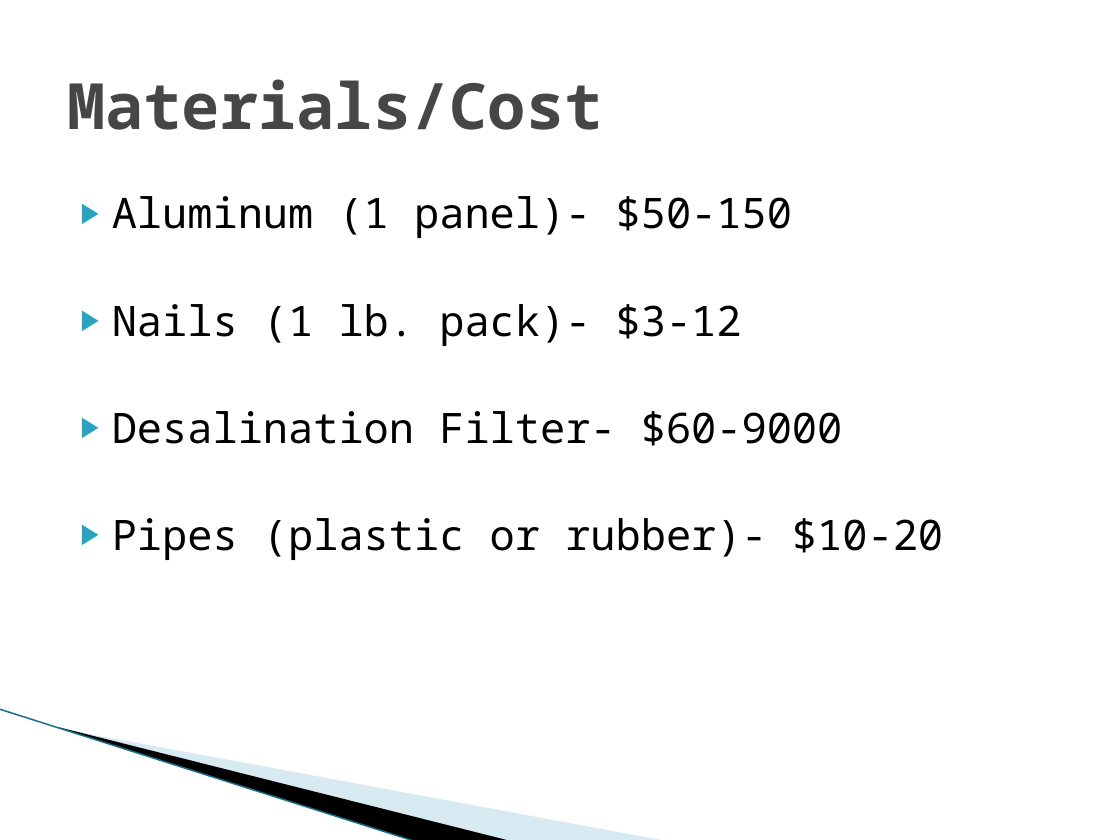
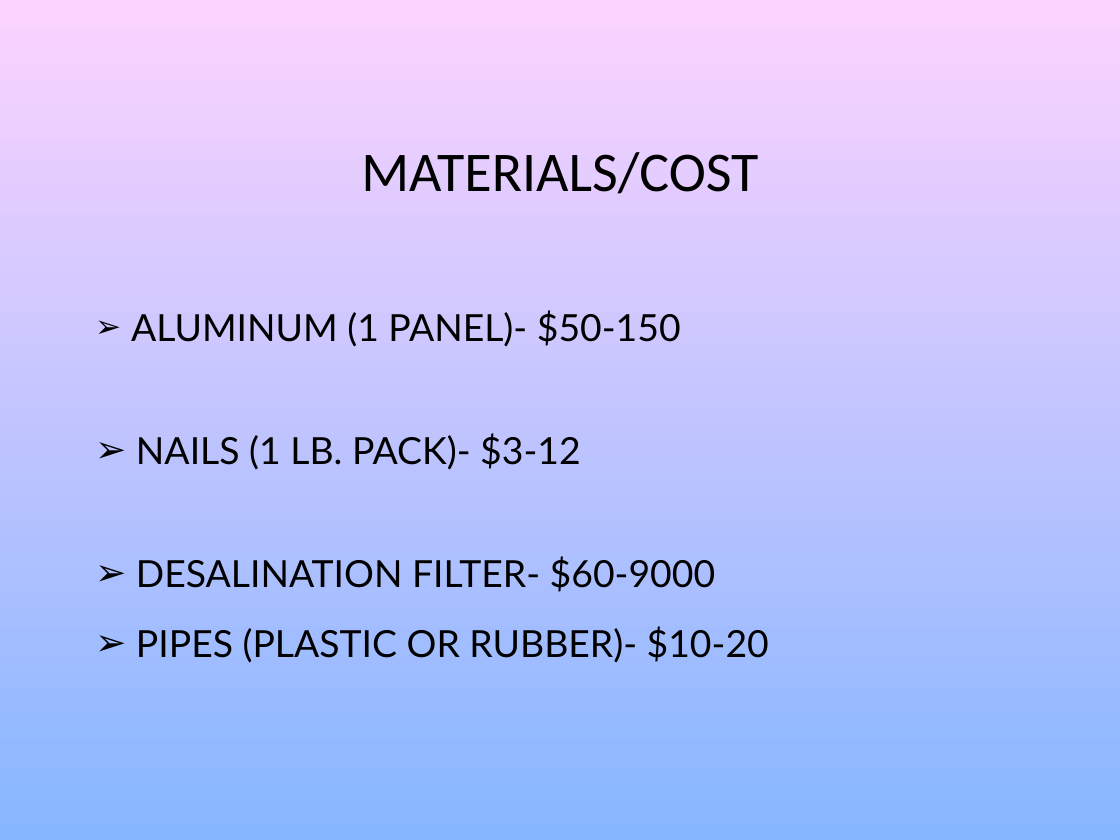
Before and after one commit to KRcpl88/EV3, a slide deck: slide 4 of Documents/2017/Desalination PP.pptx. Drawn at 1120x840 pixels with LibreOffice and Linux fonts; fonts in the diff are those of the drawing; background and template pictures are left out. Boxes give left, top, right and bottom in pixels: in the first picture for what was removed or moved away, otherwise in the second. Text is boxed around its words. In the diff, an @@ line names an element or a change of style, - is before the commit and + after.

```diff
--- a/Documents/2017/Desalination PP.pptx
+++ b/Documents/2017/Desalination PP.pptx
@@ background #FFFFFF to picture (left out) @@
@@ title at (x1=361, y1=152, x2=758, y2=194): text changed; size 41 to 36 pt; font Noto Sans Mono to Calibri; text colour #464646 to #000000; bold off @@
-Materials/Cost
+MATERIALS/COST
@@ text at (x1=131, y1=310, x2=769, y2=663): text changed; size 27 to 24 pt; font Noto Sans Mono to Lato @@
-▶ Aluminum (1 panel)- $50-150
-▶ Nails (1 lb. pack)- $3-12
-▶ Desalination Filter- $60-9000
-▶ Pipes (plastic or rubber)- $10-20
+➢ ALUMINUM (1 PANEL)- $50-150
+➢ NAILS (1 LB. PACK)- $3-12
+➢ DESALINATION FILTER- $60-9000
+➢ PIPES (PLASTIC OR RUBBER)- $10-20
@@ freeform shape removed at (x1=87, y1=613, x2=553, y2=790) @@
@@ freeform shape removed at (x1=0, y1=709, x2=459, y2=812) @@
@@ line removed from (0, 709) to (416, 840) @@
```
Also in this commit, not shown: 4 other slides changed, 1 slide added, 1 slide removed.
